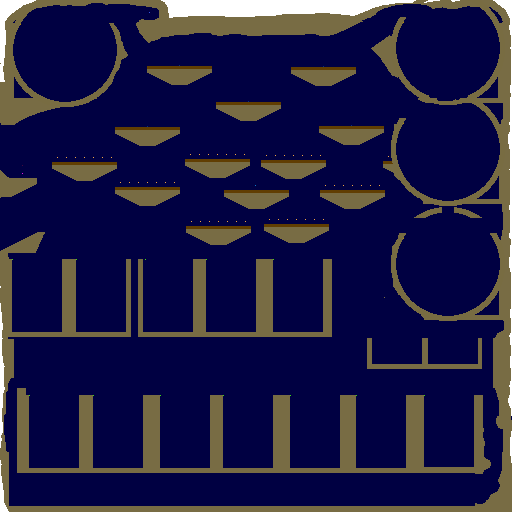
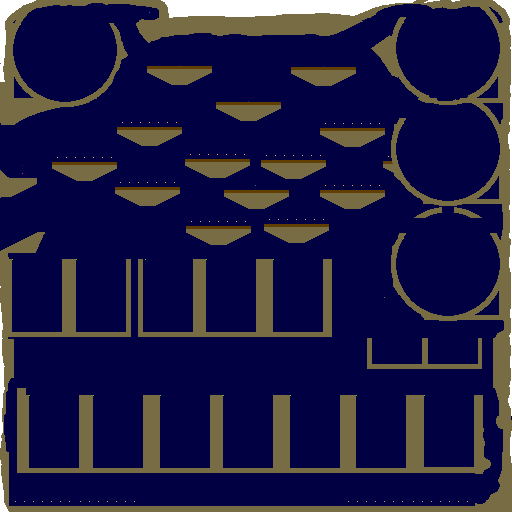
Before/after of a w=512, h=512 layered artwork. What changed in the layer stack:
painted on "Layer" over [15, 122, 468, 502]
